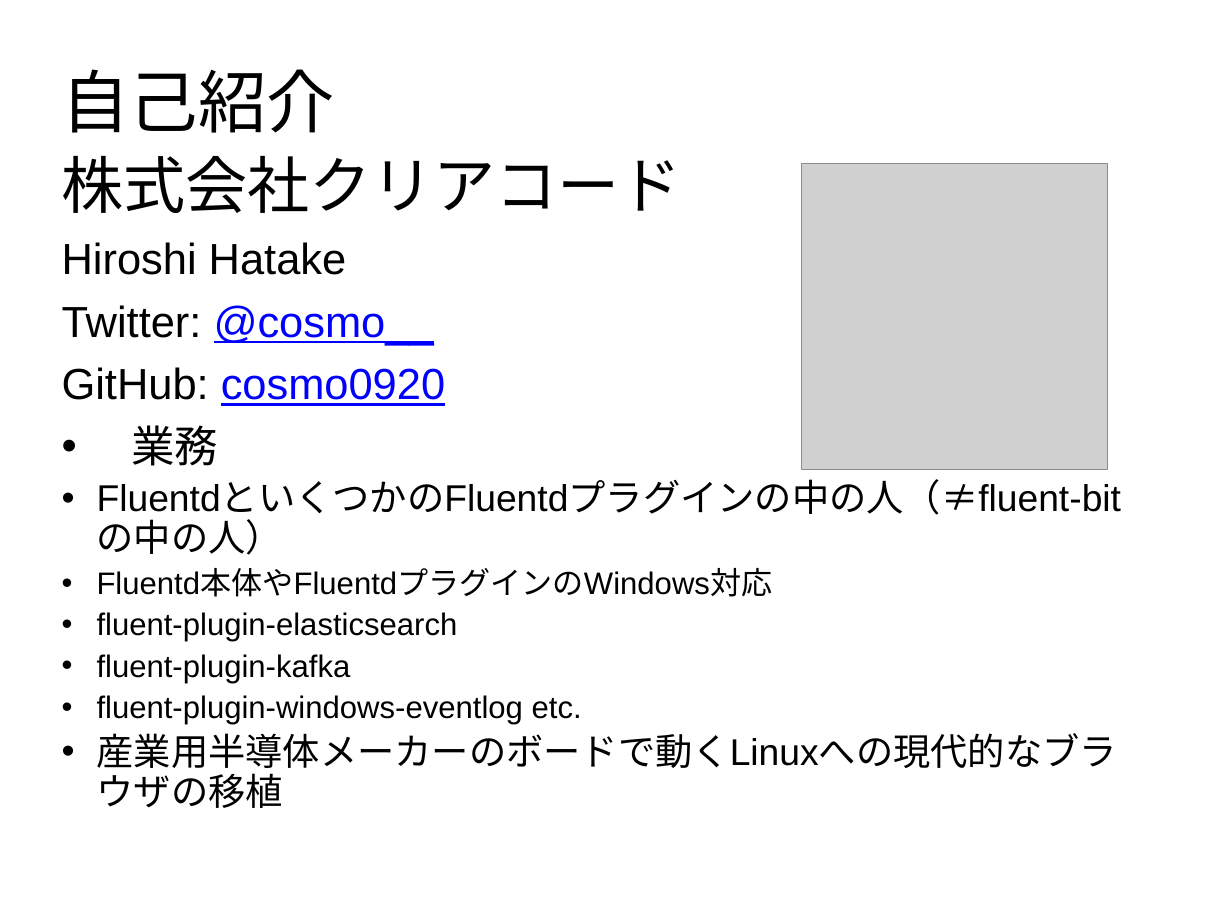
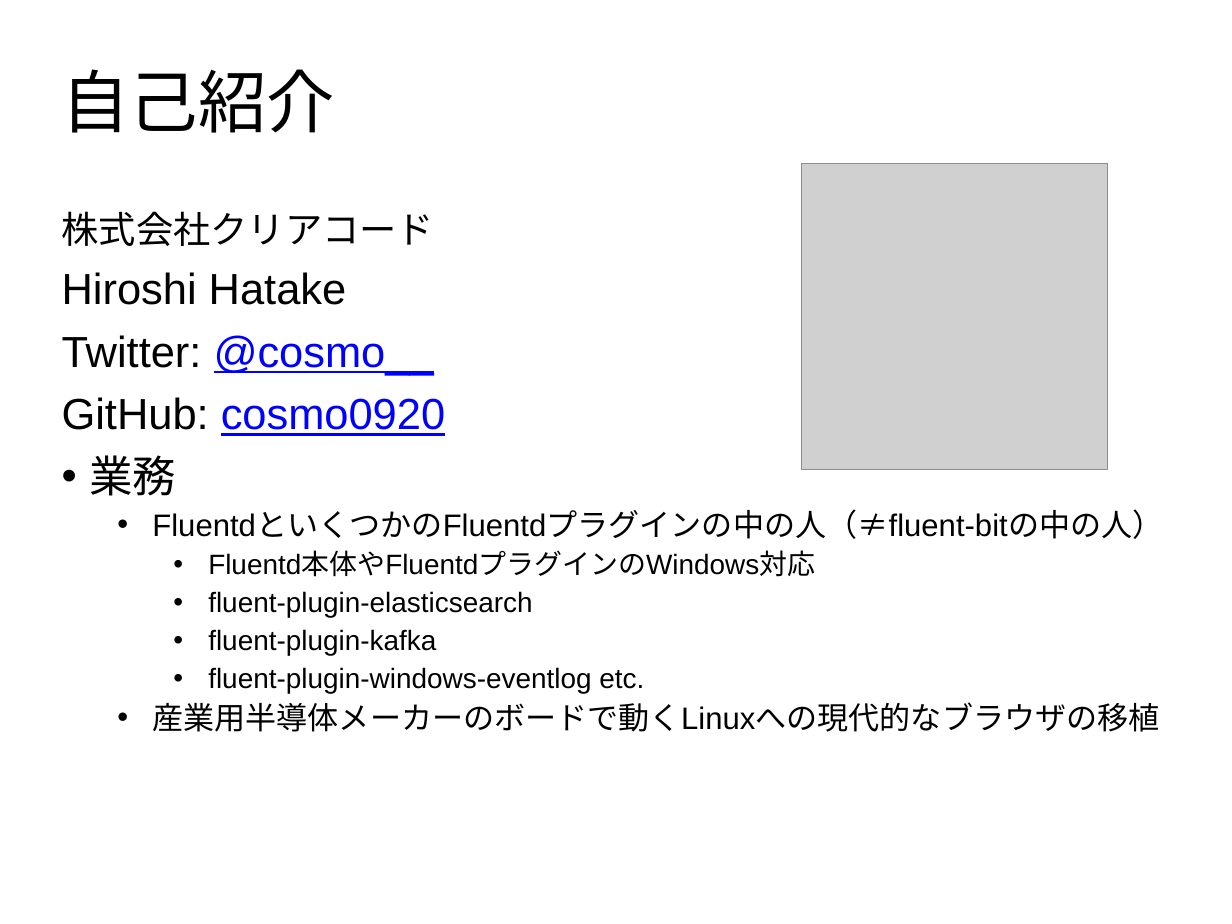
Before and after one commit to cosmo0920/prometheus_meetup_slide_20200115, a slide deck: slide 2 of Prometheus_meetup_slide.pptx. Drawn at 1232x924 pixels with LibreOffice and Linux fonts; fonts in the diff are those of the drawing; grey boxes stand for pictures; background and template pictures are left out. Boxes give left, top, right and bottom in pixels: in the first picture for what was removed or moved away, otherwise in the second. Text is boxed around its words. In the diff, an @@ line names an element or a change of style, - is before the commit and + after.

```diff
--- a/Prometheus_meetup_slide.pptx
+++ b/Prometheus_meetup_slide.pptx
@@ subtitle "株式会社クリアコード": place and size @@
-subtitle "株式会社クリアコード" at (62,156,1122,775)
+subtitle "株式会社クリアコード" at (62,211,1163,732)
@@ subtitle at (62,211,1163,732): size 40 to 24 pt in "株式会社クリアコード"; size 24 to 20 pt in "FluentdといくつかのFluentdプラグインの中の人（≠fluent-bitの中の人）", "産業用半導体メーカーのボードで動くLinuxへの現代的なブラウザの移植"; size 20 to 18 pt in "Fluentd本体やFluentdプラグインのWindows対応", "fluent-plugin-elasticsearch", "fluent-plugin-kafka", "fluent-plugin-windows-eventlog etc."; indent changed; list level 2 to 3 in "FluentdといくつかのFluentdプラグインの中の人（≠fluent-bitの中の人）"; list level 3 to 9 in "Fluentd本体やFluentdプラグインのWindows対応"; list level 3 to 7 in "fluent-plugin-elasticsearch"; list level 3 to 7 in "fluent-plugin-kafka"; list level 3 to 7 in "fluent-plugin-windows-eventlog etc."; list level 2 to 3 in "産業用半導体メーカーのボードで動くLinuxへの現代的なブラウザの移植" @@
```
Also in this commit, not shown: 3 other slides changed.
